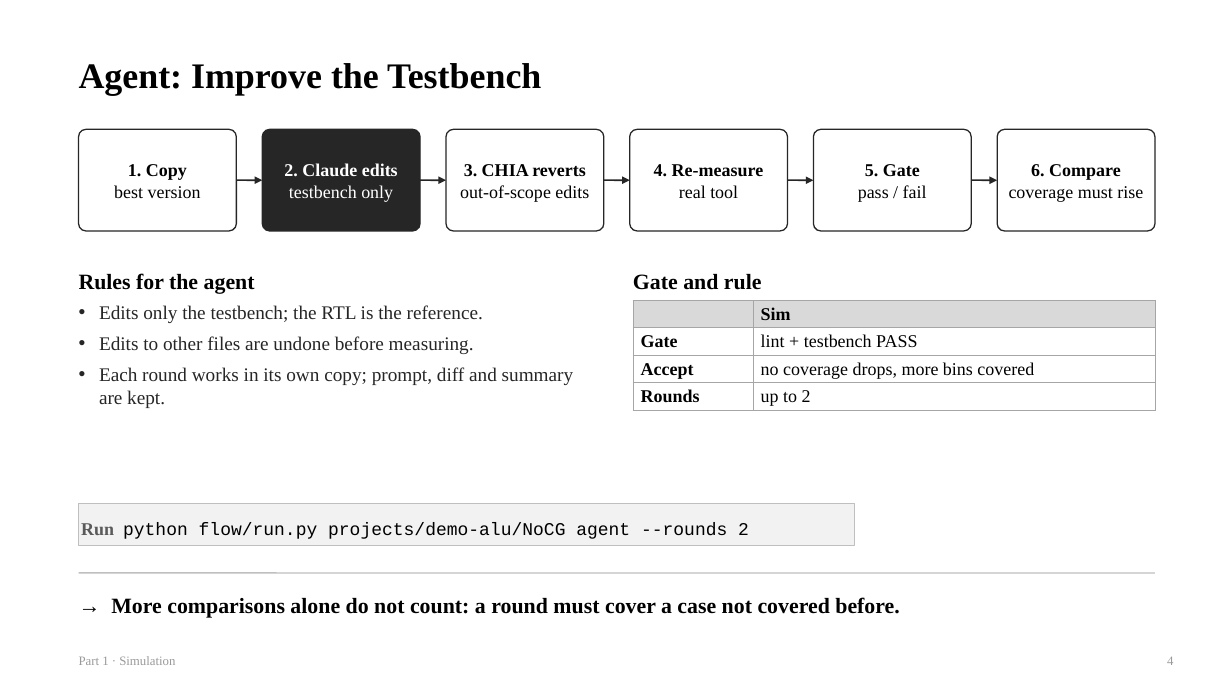
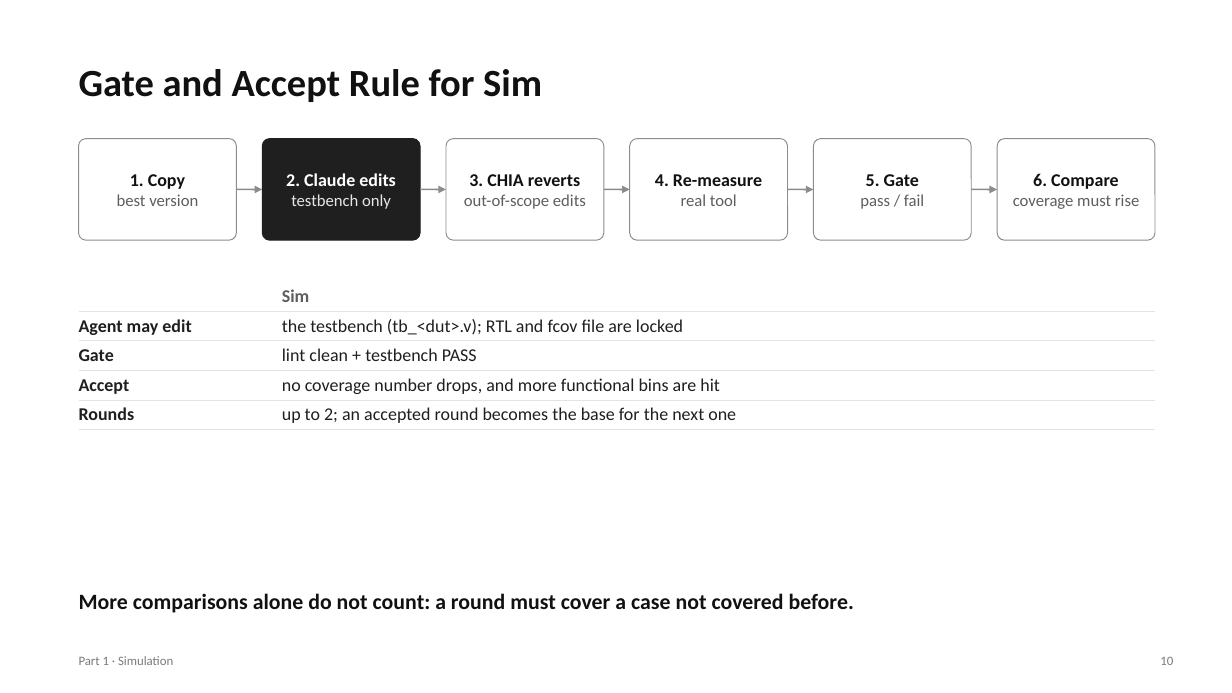
Before and after one commit to chipchip-tech/CHIA-workflow, a slide deck: slide 10 of projects/report/guides/1_Sim.pptx (slide 4 before the commit). Drawn at 1232x693 pixels with LibreOffice and Linux fonts; fonts in the diff are those of the drawing. Boxes give left, top, right and bottom in pixels: in the first picture for what was removed or moved away, otherwise in the second. Text is boxed around its words. In the diff, an @@ line names an element or a change of style, - is before the commit and + after.

```diff
--- a/projects/report/guides/1_Sim.pptx
+++ b/projects/report/guides/1_Sim.pptx
@@ text at (79,69,542,102): text changed; size 17 to 30 pt; font Times New Roman to Calibri; text colour #000000 to #111111 @@
-Gate and rule
+Gate and Accept Rule for Sim
@@ text removed at (79,63,541,95) @@
-Agent: Improve the Testbench
@@ rounded rectangle "1. Copy" at (79,139,237,240): font Times New Roman to Calibri; text colour #000000 to #111111 in "1. Copy"; size 14 to 13 pt, text colour #000000 to #5E5E5E in "best version"; outline #262626 1 pt to #8C8C8C 0.75 pt @@
@@ rounded rectangle "2. Claude edits" at (262,139,421,240): font Times New Roman to Calibri; size 14 to 13 pt, text colour #FFFFFF to #E6E6E6 in "testbench only"; fill #262626 to #1F1F1F; outline #262626 1 pt to #1F1F1F 0.75 pt @@
@@ rounded rectangle "3. CHIA reverts" at (446,139,604,240): font Times New Roman to Calibri; text colour #000000 to #111111 in "3. CHIA reverts"; size 14 to 13 pt, text colour #000000 to #5E5E5E in "out-of-scope edits"; outline #262626 1 pt to #8C8C8C 0.75 pt @@
@@ rounded rectangle "4. Re-measure" at (630,139,788,240): font Times New Roman to Calibri; text colour #000000 to #111111 in "4. Re-measure"; size 14 to 13 pt, text colour #000000 to #5E5E5E in "real tool"; outline #262626 1 pt to #8C8C8C 0.75 pt @@
@@ rounded rectangle "5. Gate" at (813,139,971,240): font Times New Roman to Calibri; text colour #000000 to #111111 in "5. Gate"; size 14 to 13 pt, text colour #000000 to #5E5E5E in "pass / fail"; outline #262626 1 pt to #8C8C8C 0.75 pt @@
@@ rounded rectangle "6. Compare" at (997,139,1155,240): font Times New Roman to Calibri; text colour #000000 to #111111 in "6. Compare"; size 14 to 13 pt, text colour #000000 to #5E5E5E in "coverage must rise"; outline #262626 1 pt to #8C8C8C 0.75 pt @@
@@ arrow (237, 189) - (262, 189): stroke #262626 1.25 pt to #8C8C8C 1.25 pt @@
@@ arrow (421, 189) - (446, 189): stroke #262626 1.25 pt to #8C8C8C 1.25 pt @@
@@ arrow (604, 189) - (630, 189): stroke #262626 1.25 pt to #8C8C8C 1.25 pt @@
@@ arrow (787, 189) - (813, 189): stroke #262626 1.25 pt to #8C8C8C 1.25 pt @@
@@ 6 rounded rectangles, 5 arrows: place and size @@
-6 rounded rectangles, 5 arrows at (79,129,1155,231)
+6 rounded rectangles, 5 arrows at (79,139,1155,240)
@@ arrow (971, 189) - (997, 189): stroke #262626 1.25 pt to #8C8C8C 1.25 pt @@
@@ table at (79,282,1155,427) @@
-row 2: Gate | lint + testbench PASS
-row 3: Accept | no coverage drops, more bins covered
-row 4: Rounds | up to 2
+row 2: Agent may edit | the testbench (tb_<dut>.v); RTL and fcov file are locked
+row 3: Gate | lint clean + testbench PASS
+row 4: Accept | no coverage number drops, and more functional bins are hit
+row 5: Rounds | up to 2; an accepted round becomes the base for the next one
@@ table: place and size @@
-table at (633,300,1155,410)
+table at (79,282,1155,427)
@@ text removed at (79,273,255,294) @@
-Rules for the agent
@@ text removed at (99,305,574,408) @@
-• Edits only the testbench; the RTL is the reference.
-• Edits to other files are undone before measuring.
-• Each round works in its own copy; prompt, diff and summary are kept.
@@ rectangle removed at (79,504,855,545) @@
-Run python flow/run.py projects/demo-alu/NoCG agent --rounds 2
@@ text at (79,593,854,613): text changed; font Times New Roman to Calibri; text colour #000000 to #111111 @@
-→ More comparisons alone do not count: a round must cover a case not covered before.
+More comparisons alone do not count: a round must cover a case not covered before.
@@ line removed from (79, 573) to (1155, 573) @@
@@ text "Part 1 · Simulation" at (79,656,173,665): font Times New Roman to Calibri, text colour #9A9A9A to #7A7A7A @@
@@ text at (1160,657,1173,665): text changed; font Times New Roman to Calibri; text colour #9A9A9A to #7A7A7A @@
-4
+10
```
Also in this commit, not shown: 6 other slides changed, 7 slides added, 1 slide removed, 3 other files.
